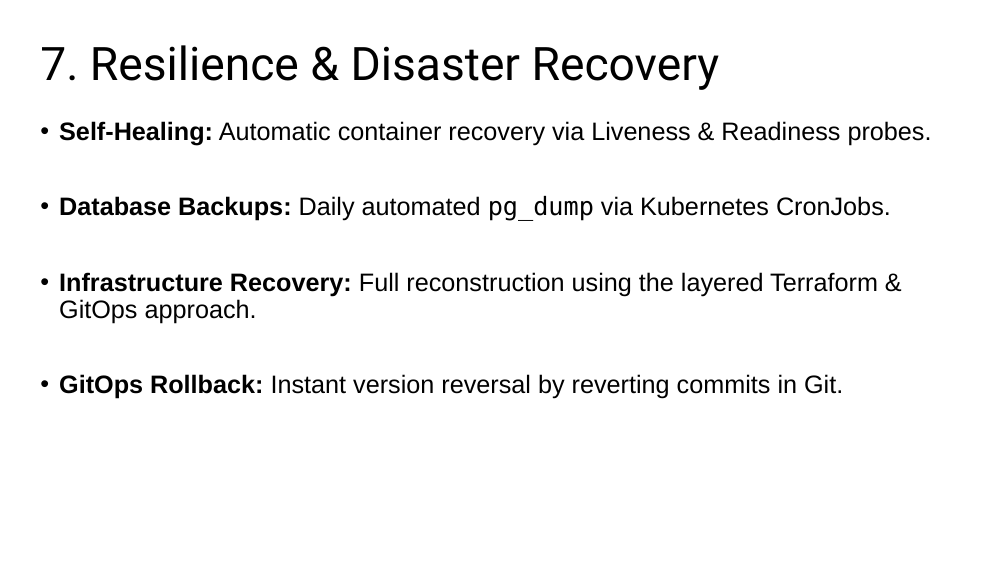
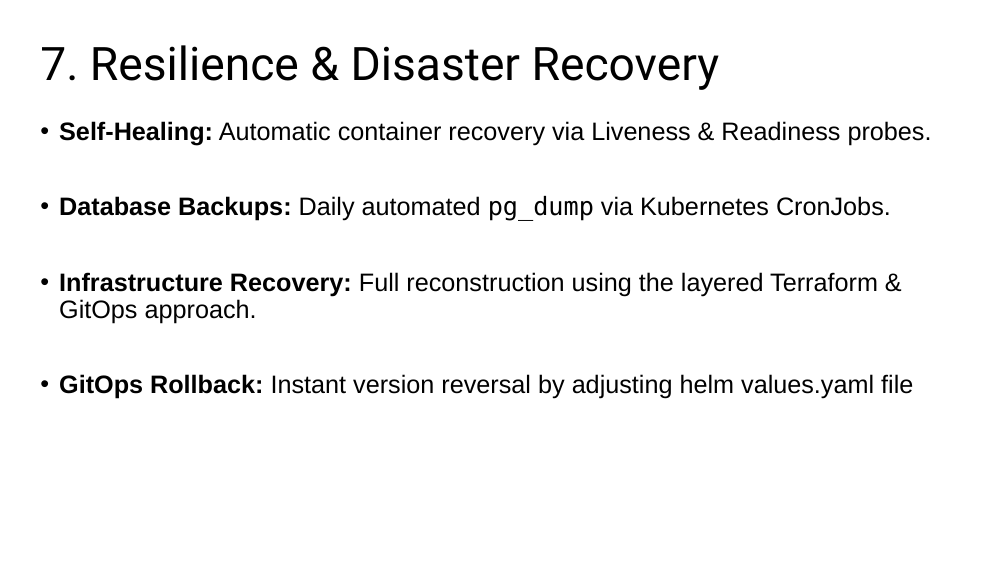
Before and after one commit to baris1892/datascientest-final-project, a slide deck: slide 10 of docs/Presentation.pptx. Drawn at 1008x567 pixels with LibreOffice and Linux fonts; fonts in the diff are those of the drawing. Boxes give left, top, right and bottom in pixels: in the first picture for what was removed or moved away, otherwise in the second. Text is boxed around its words. In the diff, an @@ line names an element or a change of style, - is before the commit and + after.

```diff
--- a/docs/Presentation.pptx
+++ b/docs/Presentation.pptx
@@ text at bbox=[59, 374, 913, 399]: text changed @@
-• GitOps Rollback: Instant version reversal by reverting commits in Git.
+• GitOps Rollback: Instant version reversal by adjusting helm values.yaml file
```
Also in this commit, not shown: 1 other slide changed, 1 other file.
